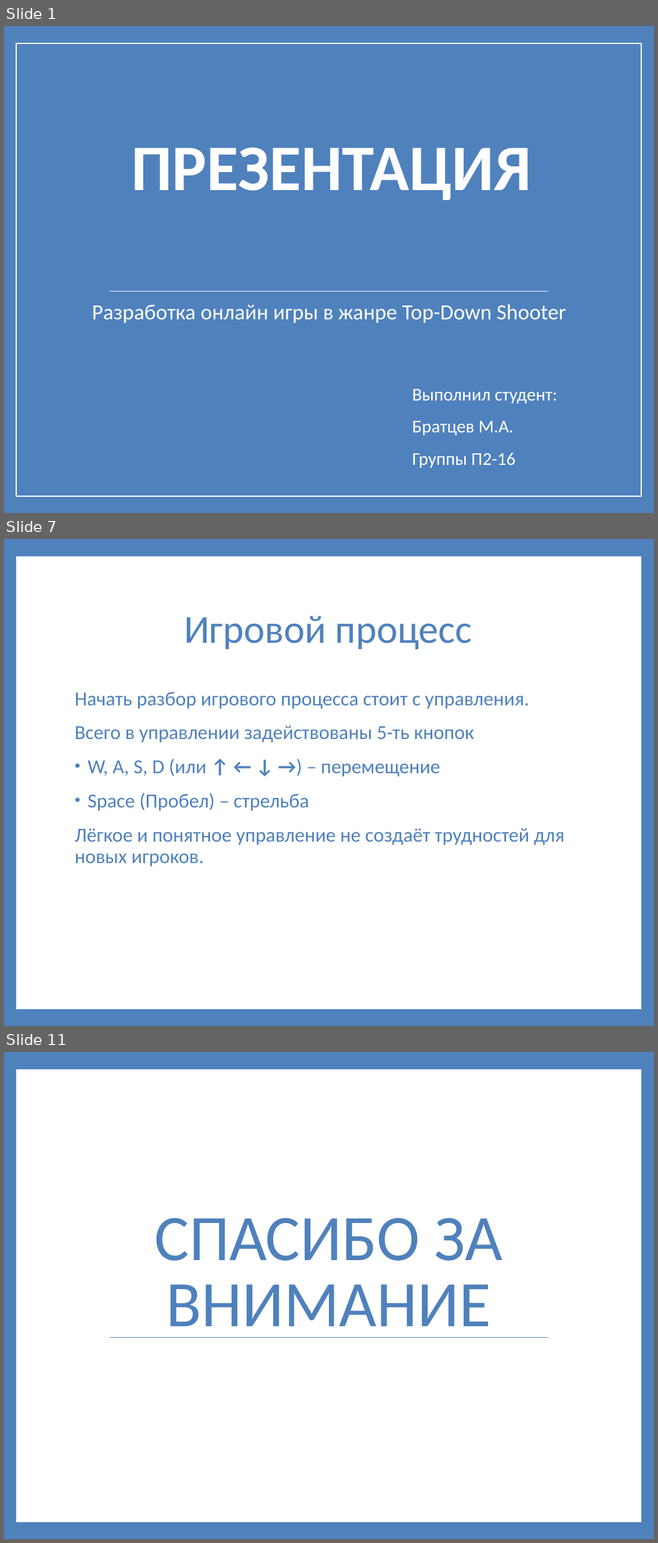
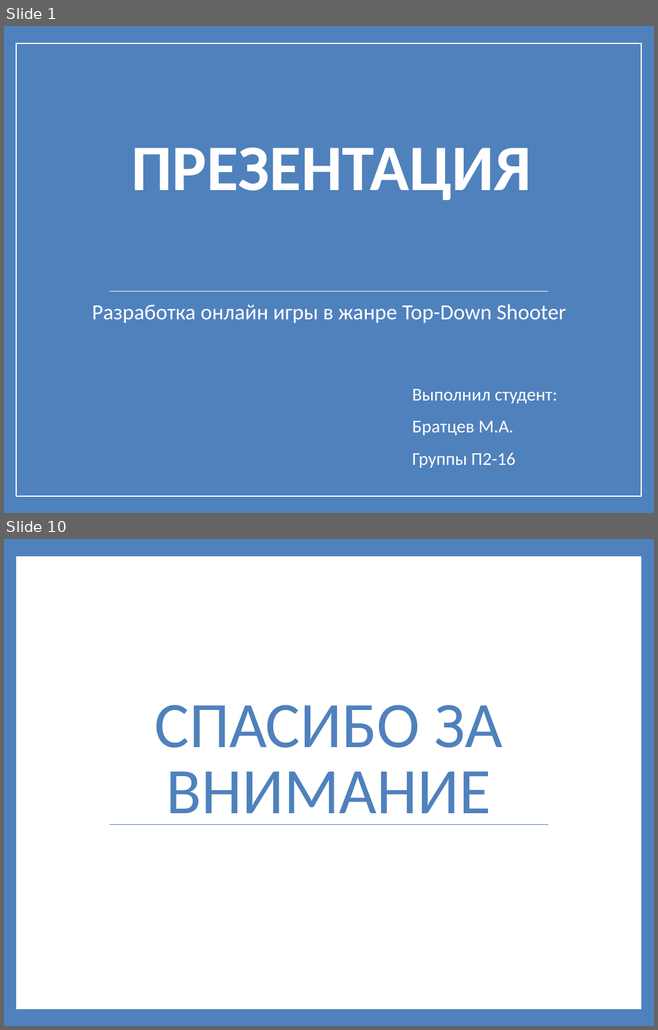
Before and after one commit to prog-kkkmt/pdp-p2-16, a slide deck: Презентация Братцев.pptx. Shown one above the other, each under a label of ours: slides 1, 7 and 11 before the commit, slides 1 and 10 after it; the slides between them are not shown. The pictures are 658x1543 and 658x1030 pixels, drawn with LibreOffice and Linux fonts; fonts in the diff are those of the drawing. Boxes give left, top, right and bottom in pixels: in the first picture for what was removed or moved away, otherwise in the second. Text is boxed around its words. In the diff, an @@ line names an element or a change of style, - is before the commit and + after.

```diff
--- a/Презентация Братцев.pptx
+++ b/Презентация Братцев.pptx
@@ slide 7 removed at (x1=4, y1=539, x2=654, y2=1026), background #4F81BD; not listed: 1 template element that a slide beside it also shows @@
@@ title removed at (x1=184, y1=616, x2=471, y2=650) @@
-Игровой процесс
@@ text removed at (x1=75, y1=692, x2=564, y2=867) @@
-Начать разбор игрового процесса стоит с управления.
-Всего в управлении задействованы 5-ть кнопок
-• W, A, S, D (или ↑ ← ↓ →) – перемещение
-• Space (Пробел) – стрельба
-Лёгкое и понятное управление не создаёт трудностей для новых игроков.
@@ what was slide 11 is now slide 10 @@
```
Also in this commit, not shown: 8 slides added, 8 other slides removed.
